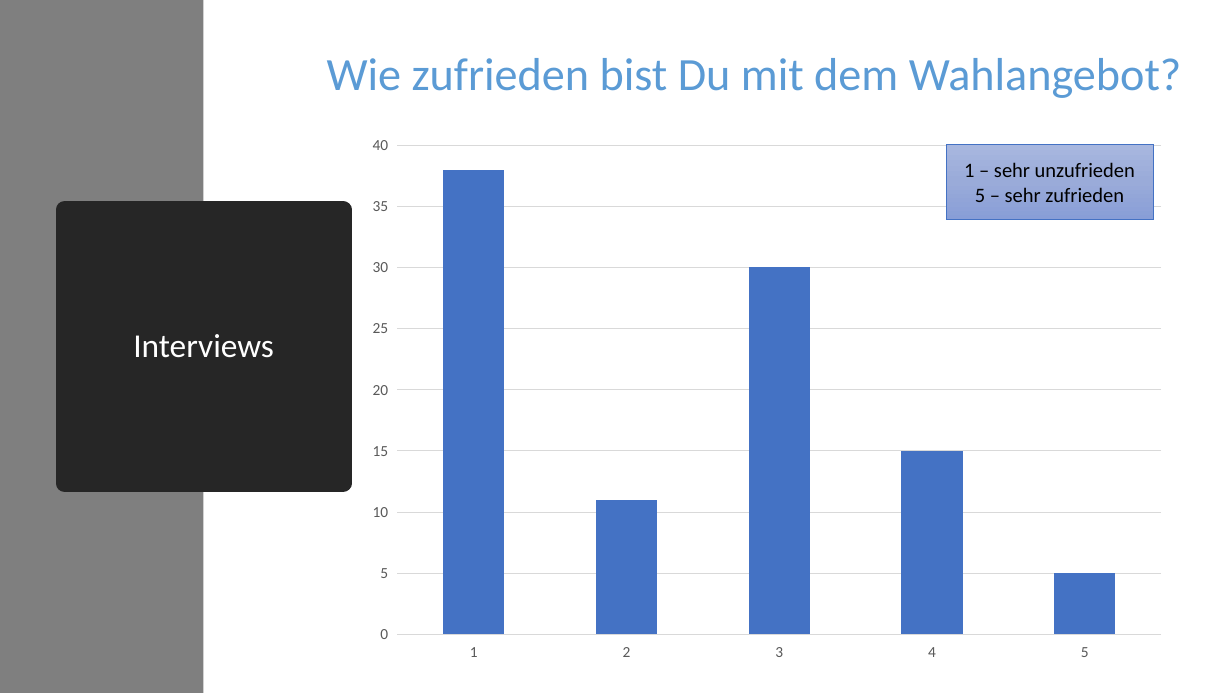
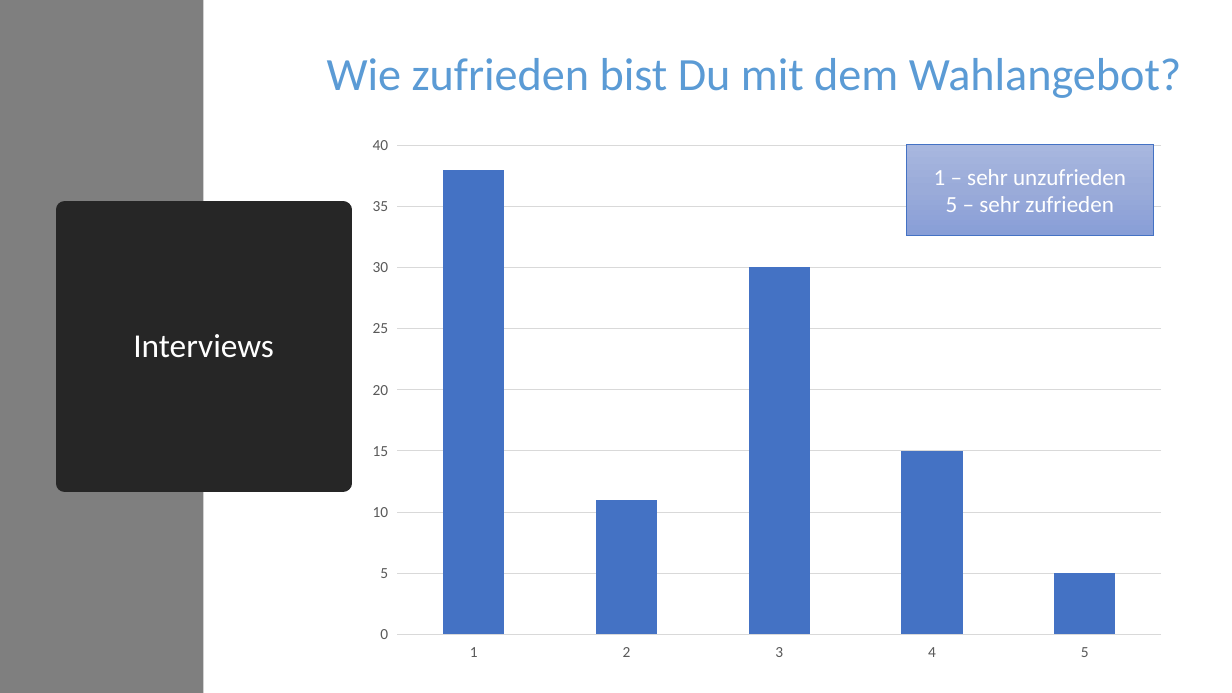
Before and after one commit to KanBen86/personalisierte-Studiengangsgestaltung, a slide deck: slide 16 of Präsentationen/Präsentation 1.pptx (slide 17 before the commit). Drawn at 1232x693 pixels with LibreOffice and Linux fonts; fonts in the diff are those of the drawing. Boxes give left, top, right and bottom in pixels: in the first picture for what was removed or moved away, otherwise in the second. Text is boxed around its words. In the diff, an @@ line names an element or a change of style, - is before the commit and + after.

```diff
--- a/Präsentationen/Präsentation 1.pptx
+++ b/Präsentationen/Präsentation 1.pptx
@@ rectangle "1 – sehr unzufrieden": place and size @@
-rectangle "1 – sehr unzufrieden" at bbox=[946, 144, 1153, 219]
+rectangle "1 – sehr unzufrieden" at bbox=[907, 144, 1153, 235]
@@ rectangle "1 – sehr unzufrieden" at bbox=[907, 144, 1153, 235]: size 16 to 18 pt, text colour #000000 to #FFFFFF @@
```
Also in this commit, not shown: 8 other slides changed, 2 slides added, 3 slides removed.
